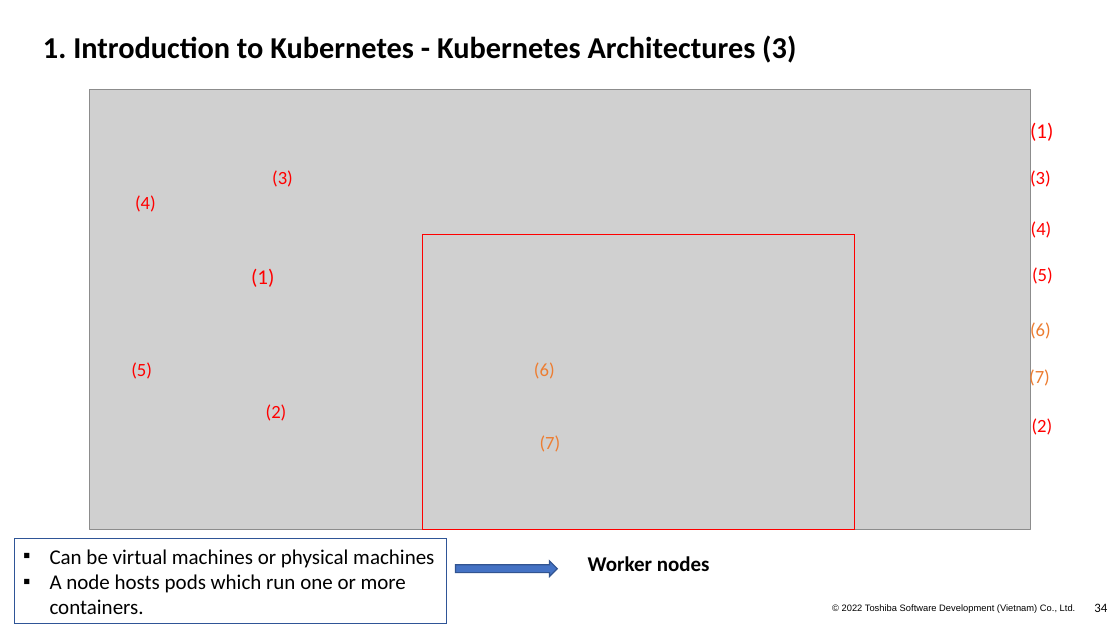
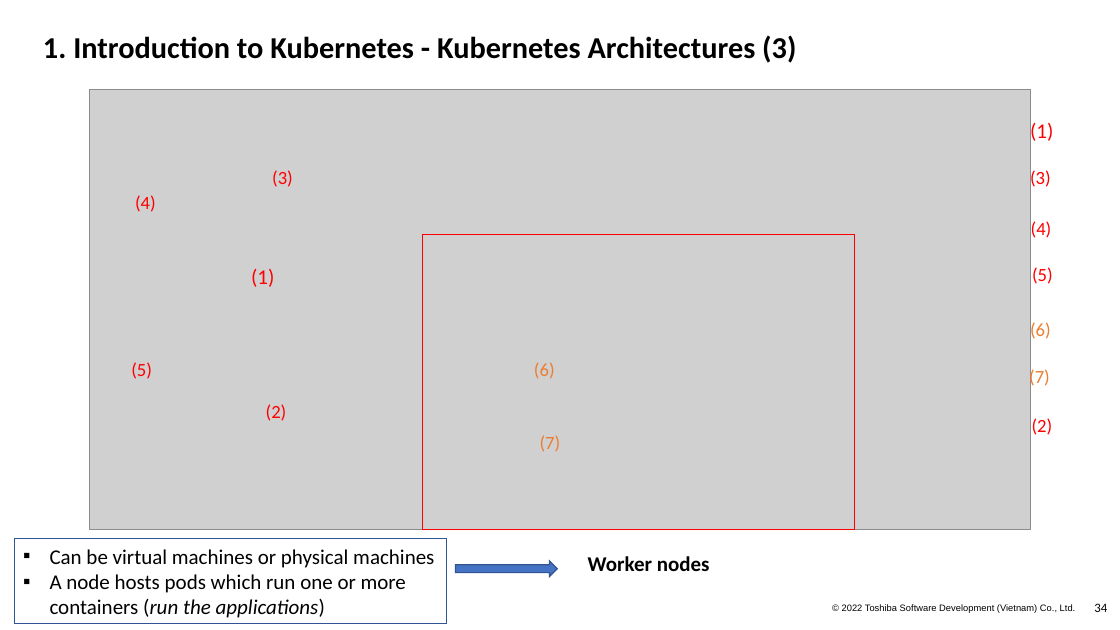
Before and after one commit to Doan-Nguyen/Programming, a slide deck: slide 34 of Docker_Kubeneste.pptx. Drawn at 1120x630 pixels with LibreOffice and Linux fonts; fonts in the diff are those of the drawing; grey boxes stand for pictures; background and template pictures are left out. Boxes give left, top, right and bottom in pixels: in the first picture for what was removed or moved away, otherwise in the second. Text is boxed around its words. In the diff, an @@ line names an element or a change of style, - is before the commit and + after.

```diff
--- a/Docker_Kubeneste.pptx
+++ b/Docker_Kubeneste.pptx
@@ text in rectangle at [50,574,406,618]: text changed @@
-▪ A node hosts pods which run one or more containers.
+▪ A node hosts pods which run one or more containers (run the applications)
```
Also in this commit, not shown: 6 other slides changed, 1 slide added, 1 slide removed.
